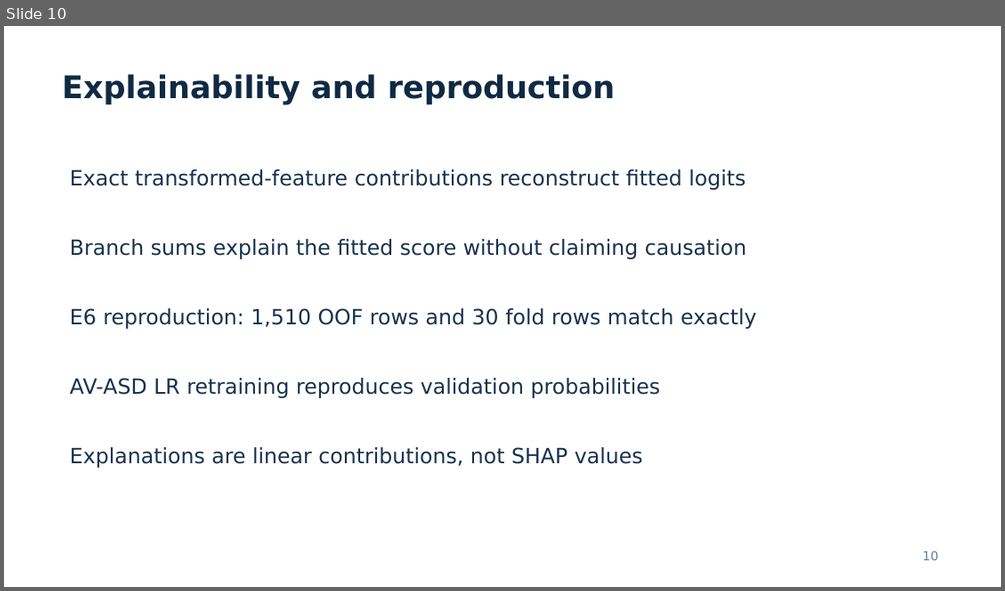
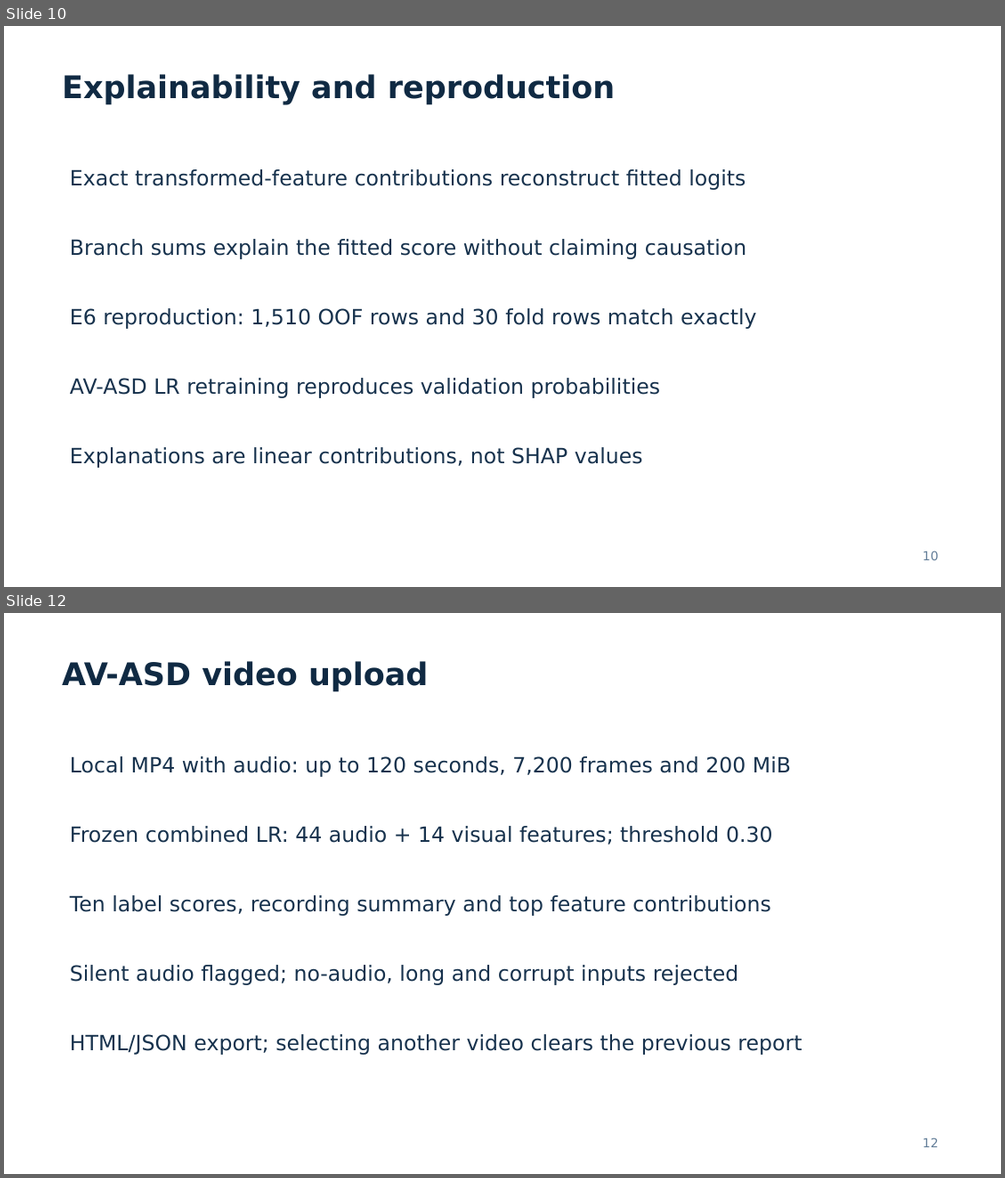
Before and after one commit to dani-awan/Explainable-Multimodal-Autism-Behavior-Analysis, a slide deck: presentations/FINAL_RESEARCH_PRESENTATION.pptx. Shown one above the other, each under a label of ours: slide 10 before the commit, slides 10 and 12 after it; the slides between them are not shown. The pictures are 1005x591 and 1005x1178 pixels, drawn with LibreOffice and Linux fonts; fonts in the diff are those of the drawing. Boxes give left, top, right and bottom in pixels: in the first picture for what was removed or moved away, otherwise in the second. Text is boxed around its words. In the diff, an @@ line names an element or a change of style, - is before the commit and + after.

Commit message:
Add validated AV-ASD video upload and update final research documents

```diff
--- a/presentations/FINAL_RESEARCH_PRESENTATION.pptx
+++ b/presentations/FINAL_RESEARCH_PRESENTATION.pptx
@@ slide 12 added at [4, 613, 1001, 1174], background #FFFFFF @@
@@ text added at [62, 661, 428, 692], 30 pt, text #102A43, bold @@
+AV-ASD video upload
@@ text added at [70, 756, 791, 777], 20.2 pt, text #17324D @@
+Local MP4 with audio: up to 120 seconds, 7,200 frames and 200 MiB
@@ text added at [70, 826, 773, 844], 20.2 pt, text #17324D @@
+Frozen combined LR: 44 audio + 14 visual features; threshold 0.30
@@ text added at [70, 895, 770, 916], 20.2 pt, text #17324D @@
+Ten label scores, recording summary and top feature contributions
@@ text added at [70, 965, 739, 985], 20.2 pt, text #17324D @@
+Silent audio flagged; no-audio, long and corrupt inputs rejected
@@ text added at [70, 1034, 801, 1054], 20.2 pt, text #17324D @@
+HTML/JSON export; selecting another video clears the previous report
@@ text added at [922, 1137, 938, 1147], 12 pt, text #627D98 @@
+12
```
Also in this commit, not shown: 3 slides changed, 1 other slide added, 17 other files.
